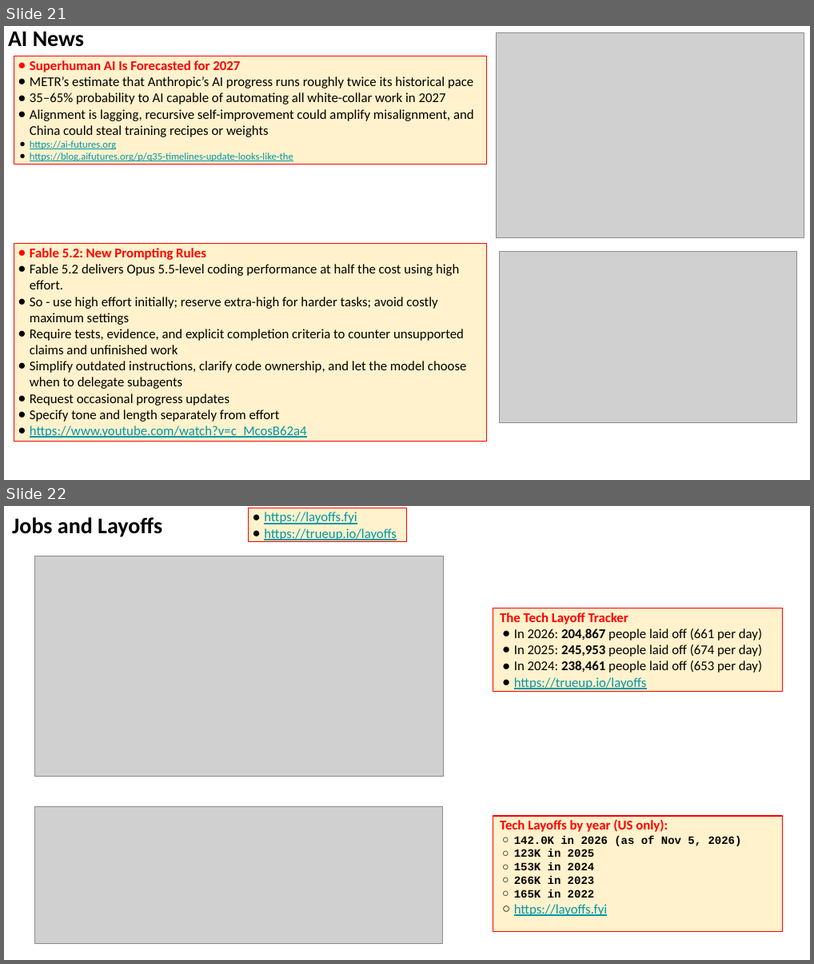
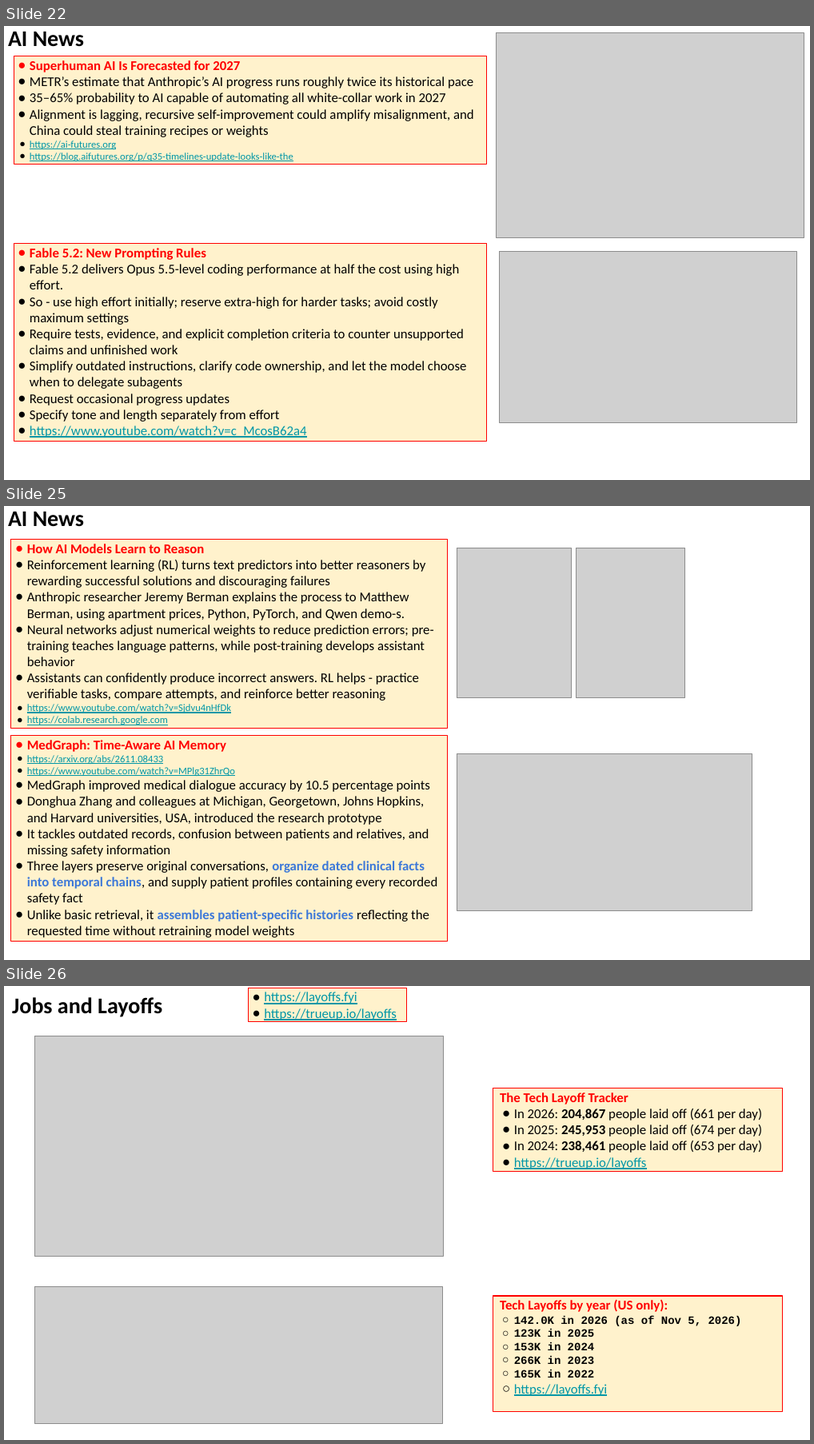
Before and after one commit to lselector/seminar, a slide deck: 2026/2026-11-13-AI-News.pptx. Shown one above the other, each under a label of ours: slides 21 and 22 before the commit, slides 22, 25 and 26 after it; the slides between them are not shown. The pictures are 814x964 and 814x1444 pixels, drawn with LibreOffice and Linux fonts; fonts in the diff are those of the drawing; grey boxes stand for pictures. Boxes give left, top, right and bottom in pixels: in the first picture for what was removed or moved away, otherwise in the second. Text is boxed around its words. In the diff, an @@ line names an element or a change of style, - is before the commit and + after.

```diff
--- a/2026/2026-11-13-AI-News.pptx
+++ b/2026/2026-11-13-AI-News.pptx
@@ slide 25 added at <box>4,506,810,960</box>, background #FFFFFF @@
@@ text added at <box>8,511,84,527</box>, 20 pt, text #000000, bold @@
+AI News
@@ rectangle added at <box>11,539,447,728</box>, fill #FFF2CC, outline #FF0000 0.75 pt, 12 pt, text #000000 @@
+● How AI Models Learn to Reason
+● Reinforcement learning (RL) turns text predictors into better reasoners by rewarding successful solutions and discouraging failures
+● Anthropic researcher Jeremy Berman explains the process to Matthew Berman, using apartment prices, Python, PyTorch, and Qwen demo-s.
+● Neural networks adjust numerical weights to reduce prediction errors; pre-training teaches language patterns, while post-training develops assistant behavior
+● Assistants can confidently produce incorrect answers. RL helps - practice verifiable tasks, compare attempts, and reinforce better reasoning
+● https://www.youtube.com/watch?v=Sjdvu4nHfDk
+● https://colab.research.google.com
@@ picture added at <box>457,548,572,697</box> @@
@@ picture added at <box>577,548,686,697</box> @@
@@ rectangle added at <box>11,735,447,940</box>, fill #FFF2CC, outline #FF0000 0.75 pt, 12 pt, text #000000 @@
+● MedGraph: Time-Aware AI Memory
+● https://arxiv.org/abs/2611.08433
+● https://www.youtube.com/watch?v=MPlg31ZhrQo
+● MedGraph improved medical dialogue accuracy by 10.5 percentage points
+● Donghua Zhang and colleagues at Michigan, Georgetown, Johns Hopkins, and Harvard universities, USA, introduced the research prototype
+● It tackles outdated records, confusion between patients and relatives, and missing safety information
+● Three layers preserve original conversations, organize dated clinical facts into temporal chains, and supply patient profiles containing every recorded safety fact
+● Unlike basic retrieval, it assembles patient-specific histories reflecting the requested time without retraining model weights
@@ picture added at <box>457,753,751,910</box> @@
@@ what was slide 21 is now slide 22 @@
@@ what was slide 22 is now slide 26 @@
```
Also in this commit, not shown: 4 slides changed, 3 other slides added.
